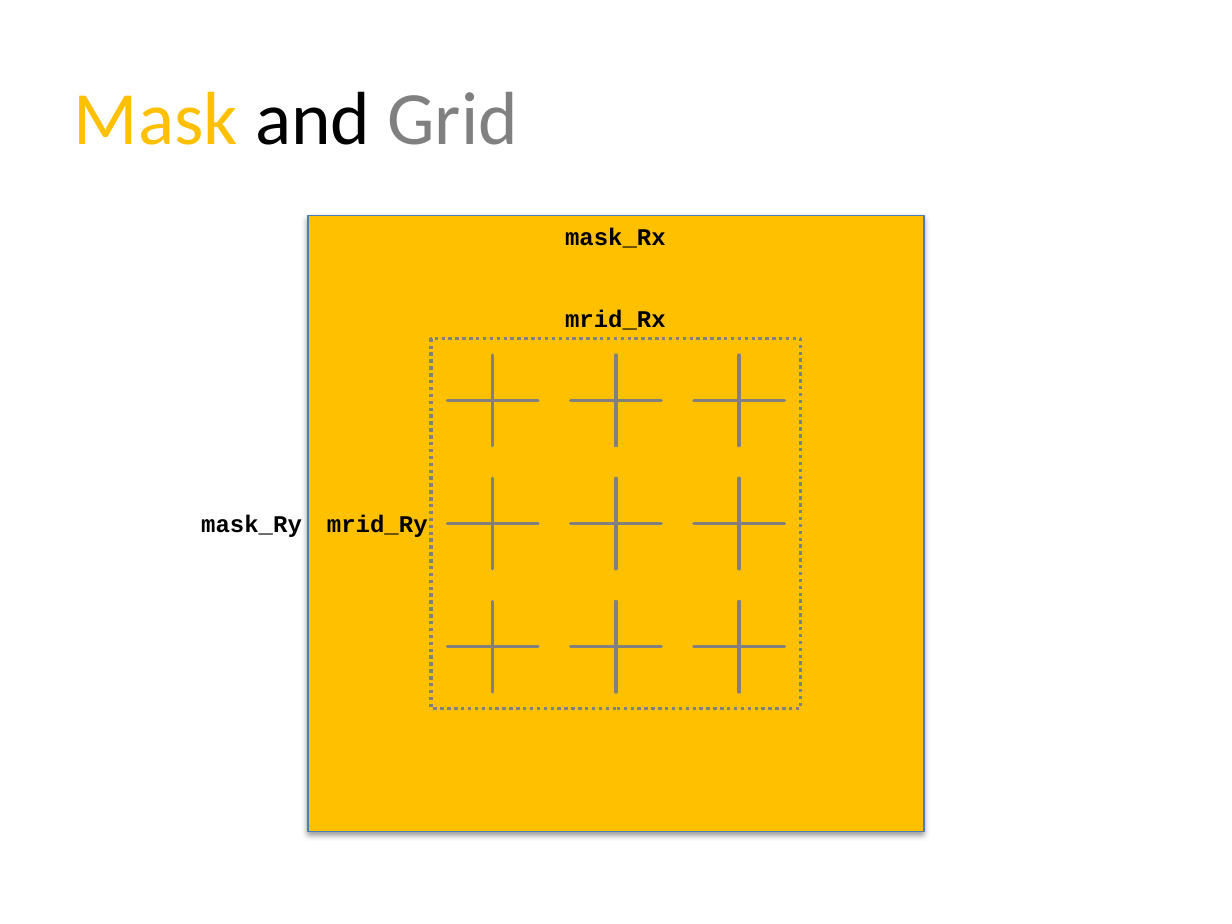
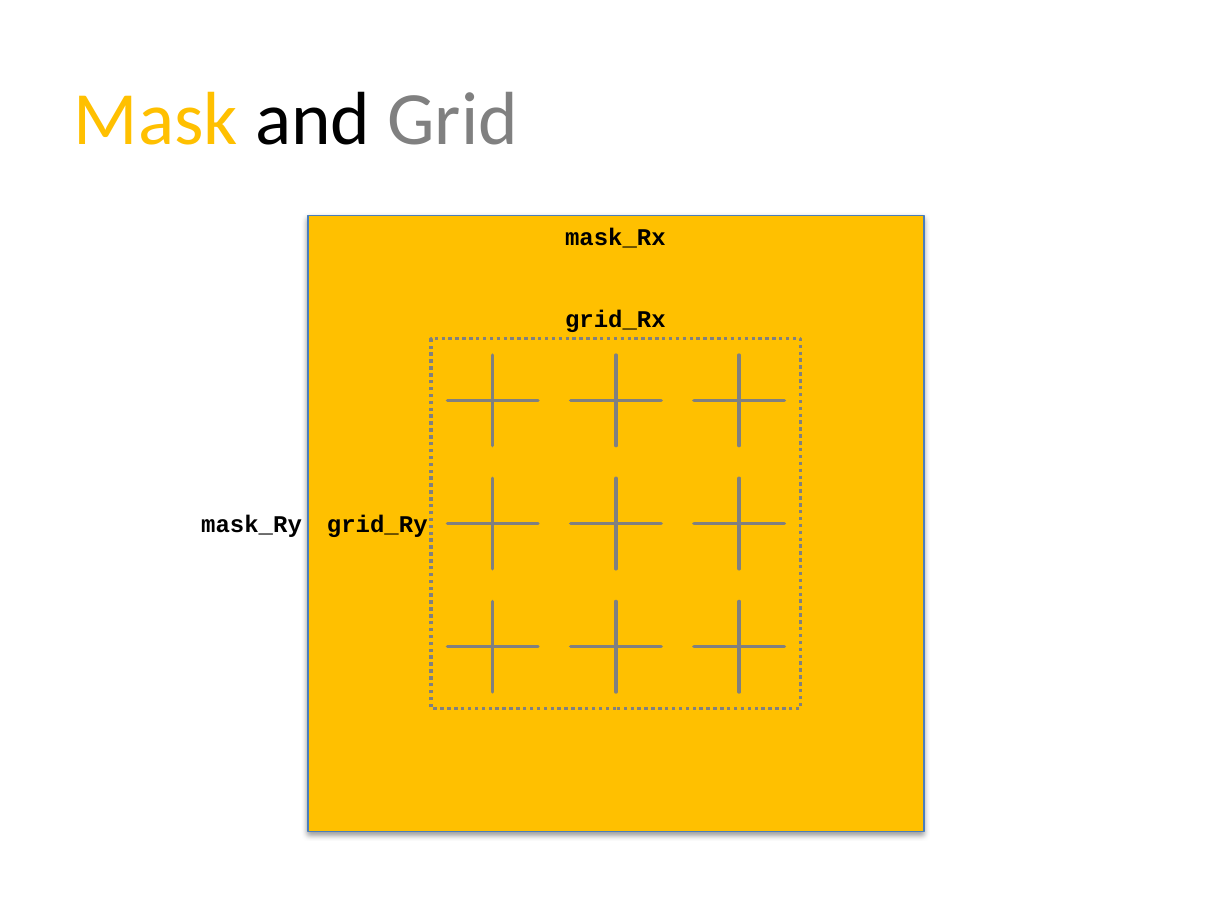
Before and after one commit to gaoboyy/SRW-Mask-Simulation, a slide deck: slide 2 of Definition.pptx. Drawn at 1232x924 pixels with LibreOffice and Linux fonts; fonts in the diff are those of the drawing. Boxes give left, top, right and bottom in pixels: in the first picture for what was removed or moved away, otherwise in the second. Text is boxed around its words. In the diff, an @@ line names an element or a change of style, - is before the commit and + after.

```diff
--- a/Definition.pptx
+++ b/Definition.pptx
@@ text at (x1=565, y1=309, x2=666, y2=332): text changed @@
-mrid_Rx
+grid_Rx
@@ text at (x1=327, y1=515, x2=428, y2=537): text changed @@
-mrid_Ry
+grid_Ry
```
Also in this commit, not shown: 1 other slide changed.
